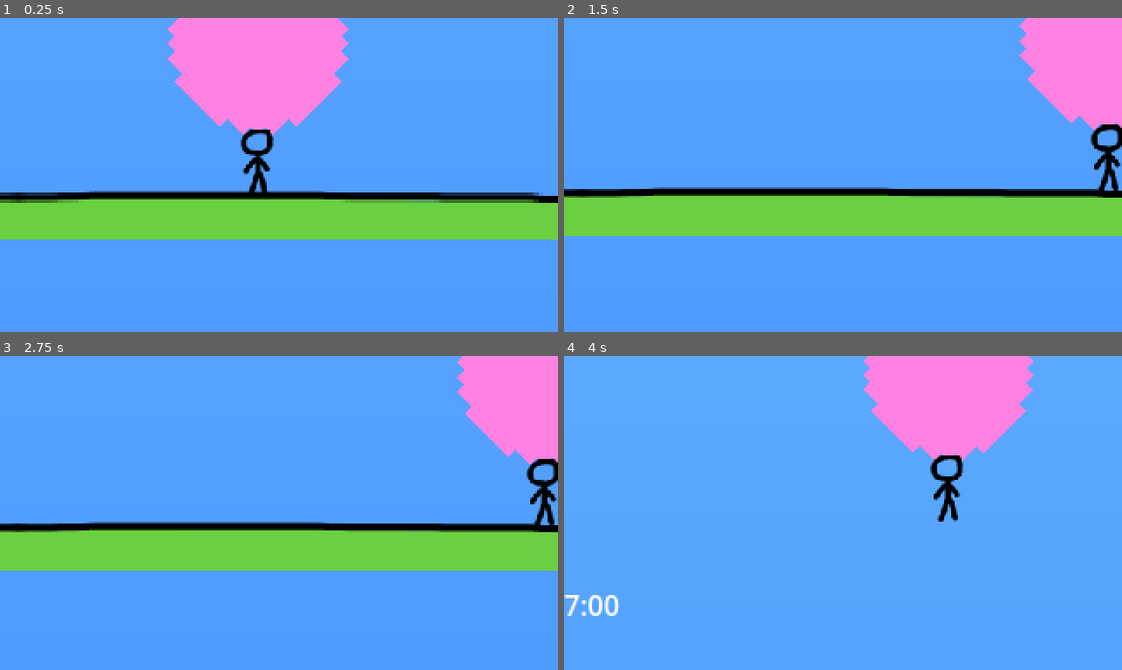
Above: before the commit, frames 1-4 (two rows, left to right).
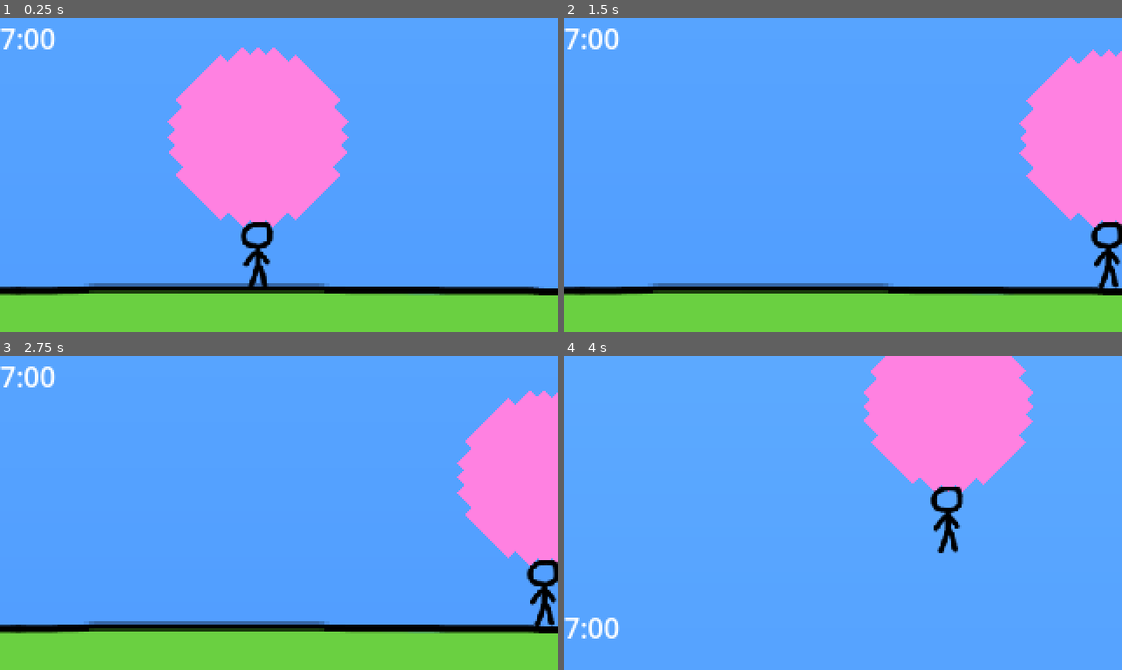
Above: after the commit, the same moments.

Repository: eagle-eye-scouter/GGJ_BubbleBlowing
Game: Godot game, scene res://scenes/scroll_world.tscn
Two runs of this game, one before a commit and one after it. Both use one fixed random seed, a clock stepped at 60 frames per second and the inputs below.
Inputs:
- Up to frame 1 (0.25 s): no input
- Up to frame 2 (1.5 s): tap Enter (ui_accept) at 0.5, 0.77 s; hold D (player_right) 0.53-1.28 s; hold Space (player_breath) 0.53-1.28 s; hold S (player_down) from 1.28 s (still down); tap Space (player_breath) at 1.35 s
- Up to frame 3 (2.75 s): tap Enter (ui_accept) at 1.52 s; release S (player_down) at 2.03 s; hold D (player_right) from 2.03 s (still down); hold Space (player_breath) from 2.03 s (still down)
- Up to frame 4 (4 s): release D (player_right) at 2.78 s; release Space (player_breath) at 2.78 s; hold W (player_up) 2.78-3.53 s; tap Space (player_breath) at 2.85 s; tap Enter (ui_accept) at 3.02, 3.77 s; hold A (player_left) from 3.53 s (still down); hold Space (player_breath) from 3.53 s (still down)

The runs differ from the first frame. In frame 1, 42% of the frame differs, in the area x 0-100%, y 0-100%; in frame 2, 38%; in frame 3, 38%; in frame 4, 4.6%.

Commit message:
Split ScrollWorld from Game

Diff:
--- /dev/null
+++ b/scenes/game.gd
@@ -0,0 +1,24 @@
+extends Node2D
+
+
+var state := State.PLAY
+
+enum State {
+	PLAY,
+	FAILURE,
+	LEADERBOARD_ENTRY,
+	LEADERBOARD_DISPLAY,
+	TITLE_SCREEN
+}
+
+# Called when the node enters the scene tree for the first time.
+func _ready() -> void:
+	pass # Replace with function body.
+
+
+# Called every frame. 'delta' is the elapsed time since the previous frame.
+func _process(delta: float) -> void:
+	pass
+
+func change_state(new_state:State) -> void:
+	pass
--- /dev/null
+++ b/scenes/game.tscn
@@ -0,0 +1,6 @@
+[gd_scene load_steps=2 format=3 uid="uid://bkxe8t54hw7gl"]
+
+[ext_resource type="Script" path="res://scenes/game.gd" id="1_2h06u"]
+
+[node name="Node2D" type="Node2D"]
+script = ExtResource("1_2h06u")
--- a/scenes/scroll_world.tscn
+++ b/scenes/scroll_world.tscn
@@ -1,6 +1,6 @@
 [gd_scene load_steps=9 format=3 uid="uid://llfd7a127fl6"]
 
-[ext_resource type="Script" path="res://scripts/world.gd" id="1_eiwcc"]
+[ext_resource type="Script" path="res://scripts/scroll_world.gd" id="1_eiwcc"]
 [ext_resource type="PackedScene" uid="uid://b687vbeoimm0h" path="res://scenes/player.tscn" id="2_wuabt"]
 [ext_resource type="PackedScene" uid="uid://bbpbsq52fuimg" path="res://scenes/floor_grass.tscn" id="3_xqx3g"]
 [ext_resource type="Script" path="res://scripts/kill_zone.gd" id="4_f4p2y"]
@@ -48,10 +48,14 @@
 [node name="Camera2D" type="Camera2D" parent="Player"]
 limit_left = 0
 limit_right = 320
+limit_bottom = 180
+position_smoothing_speed = 2.0
 drag_horizontal_enabled = true
 drag_vertical_enabled = true
 drag_left_margin = 1.0
+drag_top_margin = 0.0
 drag_right_margin = 1.0
+drag_bottom_margin = 0.0
 
 [node name="Dynamic" type="Node2D" parent="."]
 
--- a/scripts/world.gd
+++ b/scripts/scroll_world.gd
@@ -5,18 +5,8 @@
 @onready var scrolling : Node2D = $Dynamic
 
 var virtual_elevation : float = 0.0 ## Used for spawning enemies, keeping track of score
-var player_levity : float = 1.0
 var speed_of_ascent = 0
 
-var state := State.PLAY
-
-enum State {
-	PLAY,
-	FAILURE,
-	LEADERBOARD_ENTRY,
-	LEADERBOARD_DISPLAY,
-	TITLE_SCREEN
-}
 
 # Called when the node enters the scene tree for the first time.
 func _ready() -> void:
@@ -25,11 +15,12 @@
 
 # Called every frame. 'delta' is the elapsed time since the previous frame.
 func _process(delta: float) -> void:
-	var speed_of_ascent : float = player_bubble.volume * player_levity
-	var delta_ascent = speed_of_ascent * delta
-	virtual_elevation += delta_ascent
-	scrolling.global_position.y += delta_ascent
-	_resync_dynamic_scrolling()
+	#var speed_of_ascent : float = player_bubble.volume * player_levity
+	#var delta_ascent = speed_of_ascent * delta
+	#virtual_elevation += delta_ascent
+	#scrolling.global_position.y += delta_ascent
+	#_resync_dynamic_scrolling()
+	pass
 
 
 func _resync_dynamic_scrolling() -> void:
@@ -38,7 +29,3 @@
 	for child in children:
 		child.global_position -= offset
 	scrolling.global_position = Vector2.ZERO
-
-
-func change_state(new_state:State) -> void:
-	pass
